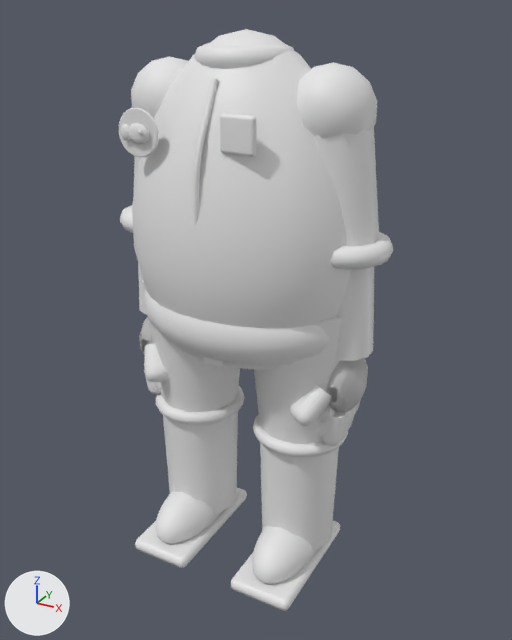
Renders of the FBX model EvolutionShop/Assets/EvolutionShop/Resources/Art/PeopleKit/PK_Body_nori.fbx from each side of a commit.
One viewpoint serves both versions: a 50 mm camera at (0.718, -1.269, 1.225) aimed at (0.017, 0.005, 0.588). The axes (+X, +Y, +Z) are drawn at lower left. The lights are the same throughout. The older version comes first. Where no turn or scale is listed for an object, it has been applied to the vertices. Vertices at exactly the same position are counted once.

The scene before the commit, as lines of its bpy script (objects in view):
```python
ob_ankle_l__base = bpy.data.objects.new('ankle.L__base', me_ankle_l__base)
ob_ankle_l__base.location = (0.0, 0.0, 0.0)
ob_ankle_r__base = bpy.data.objects.new('ankle.R__base', me_ankle_r__base)
ob_ankle_r__base.location = (0.0, 0.0, 0.0)
ob_hip_r__base = bpy.data.objects.new('hip.R__base', me_hip_r__base)
ob_hip_r__base.location = (0.0, 0.0, 0.0)
ob_hips__base = bpy.data.objects.new('hips__base', me_hips__base)
ob_hips__base.location = (0.0, 0.0, 0.0)
ob_shoulder_l__base = bpy.data.objects.new('shoulder.L__base', me_shoulder_l__base)
ob_shoulder_l__base.location = (0.0, 0.0, 0.0)
# also in view: 'shoulder.R__base' at (-0.193, 0.001, 0.956); 'hip.L__base' at (0.137, 0.0, 0.504); 'spine__base' at (0.0, 0.0, 0.841); 'wrist.L__hand-point' at (0.219, -0.02, 0.462); 'elbow.L__base' at (0.223, 0.0, 0.703)
```
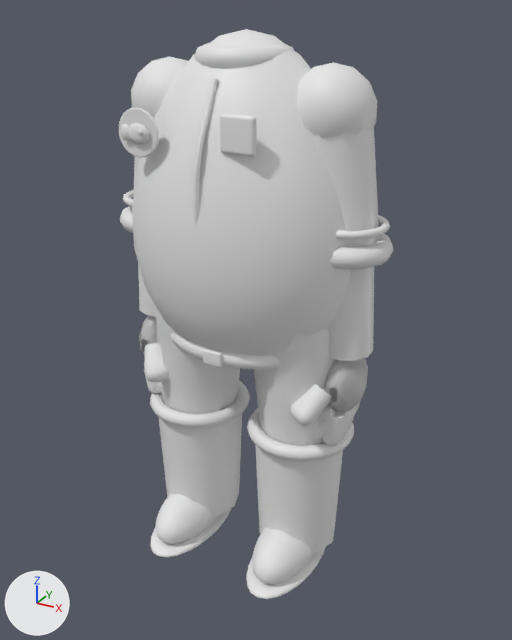
Boxes (x1, y1, x2, y2) around the edits, measured in the pictures (512 x 640 px; the box of a moved part takes in the faces that stretch with it):
'ankle.L__base', reshaped (8% narrower)
    before: (231, 414, 348, 611)
    after: (246, 408, 354, 599)
'ankle.R__base', reshaped (11% narrower)
    before: (135, 386, 247, 568)
    after: (150, 381, 250, 557)
'shoulder.L__base', reshaped (13% wider)
    before: (297, 62, 379, 246)
    after: (297, 62, 390, 246)
part 1 of me_shoulder_l__base, added
    after: (336, 215, 390, 239)
part 2 of me_ankle_l__base, added
    after: (246, 548, 325, 599)
part 3 of me_ankle_l__base, deleted
    before: (231, 521, 340, 611)
part 4 of me_ankle_l__base, moved or reshaped
    before: (253, 414, 348, 549)
    after: (247, 408, 354, 551)
part 5 of me_ankle_r__base, added
    after: (150, 509, 231, 557)
part 6 of me_ankle_r__base, deleted
    before: (135, 488, 247, 568)
part 7 of me_ankle_r__base, moved or reshaped
    before: (155, 386, 245, 514)
    after: (150, 381, 250, 516)
part 8 of me_hips__base, moved or reshaped (not visible afterwards)
    before: (144, 290, 330, 366)

Patch to the scene script:
```diff
--- a/EvolutionShop/Assets/EvolutionShop/Resources/Art/PeopleKit/PK_Body_nori.fbx.py
+++ b/EvolutionShop/Assets/EvolutionShop/Resources/Art/PeopleKit/PK_Body_nori.fbx.py
@@ me_shoulder_l__base @@
-me_shoulder_l__base.from_pydata(...)  # 112 vertices, 131 faces; spans x 0.099..0.286, y -0.081..0.083, z 0.776..1.135
+me_shoulder_l__base.from_pydata(...)  # 304 vertices, 323 faces; spans x 0.099..0.307, y -0.084..0.084, z 0.776..1.135
+# me_shoulder_l__base part 1: a new loose piece, a torus around z (ring radius 0.075, tube radius 0.008) spanning x 0.14..0.307, y -0.084..0.084, z 0.83..0.847, in mat_pk_gloss_f2f5f2 (white #e7e7e7)
 me_shoulder_l__base.materials.append(mat_pk_cloth_56b947)
+me_shoulder_l__base.materials.append(mat_pk_gloss_f2f5f2)  # white #e7e7e7
@@ me_hips__base @@
-me_hips__base.from_pydata(...)  # 266 vertices, 288 faces; spans x -0.249..0.249, y -0.195..0.195, z 0.51..0.731
+me_hips__base.from_pydata(...)  # 266 vertices, 288 faces; spans x -0.221..0.221, y -0.171..0.171, z 0.51..0.731
+# me_hips__base part 8: 144 of 266 vertices moved; they spanned x -0.249..0.249, y -0.195..0.195, z 0.525..0.649 and now span x -0.221..0.221, y -0.171..0.171, z 0.525..0.649; mean shift (0.0, 0.0, 0.0); largest move (0.239, 0.0, 0.592) -> (0.19, 0.0, 0.592)
 me_hips__base.materials.append(mat_pk_cloth_56b947)
@@ me_ankle_r__base @@
-me_ankle_r__base.from_pydata(...)  # 534 vertices, 560 faces; spans x -0.246..-0.027, y -0.206..0.109, z -0.003..0.363
+me_ankle_r__base.from_pydata(...)  # 744 vertices, 794 faces; spans x -0.259..-0.014, y -0.207..0.122, z -0.003..0.365
+# me_ankle_r__base part 5: a new loose piece, a UV sphere (24 segments, 12 rings, poles along z) spanning x -0.213..-0.06, y -0.207..0.109, z -0.003..0.033, in mat_pk_gloss_e8a21e (white #e7e7e7)
+# me_ankle_r__base part 6: the loose piece of 56 vertices spanning x -0.211..-0.062, y -0.206..0.107, z 0.0..0.031 is deleted
+# me_ankle_r__base part 7: 212 vertices moved from x -0.246..-0.027, y -0.109..0.109, z 0.056..0.363 to x -0.259..-0.014, y -0.122..0.122, z 0.056..0.365
 me_ankle_r__base.materials.append(mat_pk_gloss_ffc93c)
@@ me_ankle_l__base @@
-me_ankle_l__base.from_pydata(...)  # 534 vertices, 560 faces; spans x 0.027..0.246, y -0.206..0.109, z -0.003..0.363
+me_ankle_l__base.from_pydata(...)  # 744 vertices, 794 faces; spans x 0.014..0.259, y -0.207..0.122, z -0.003..0.365
+# me_ankle_l__base part 2: a new loose piece, a UV sphere (24 segments, 12 rings, poles along z) spanning x 0.06..0.213, y -0.207..0.109, z -0.003..0.033, in mat_pk_gloss_e8a21e (white #e7e7e7)
+# me_ankle_l__base part 3: the loose piece of 56 vertices spanning x 0.062..0.211, y -0.206..0.107, z 0.0..0.031 is deleted
+# me_ankle_l__base part 4: 212 vertices moved from x 0.027..0.246, y -0.109..0.109, z 0.056..0.363 to x 0.014..0.259, y -0.122..0.122, z 0.056..0.365
 me_ankle_l__base.materials.append(mat_pk_gloss_ffc93c)
```
